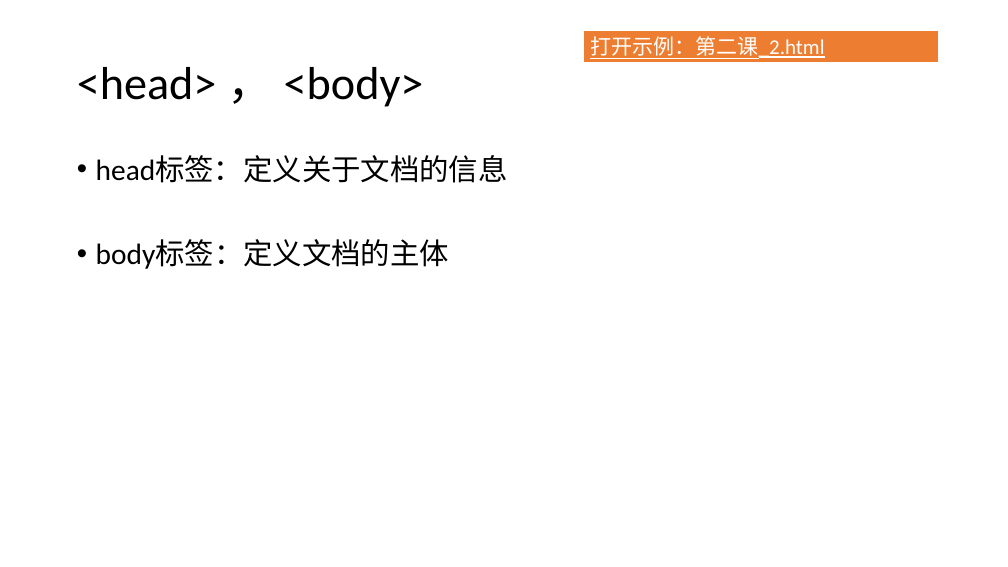
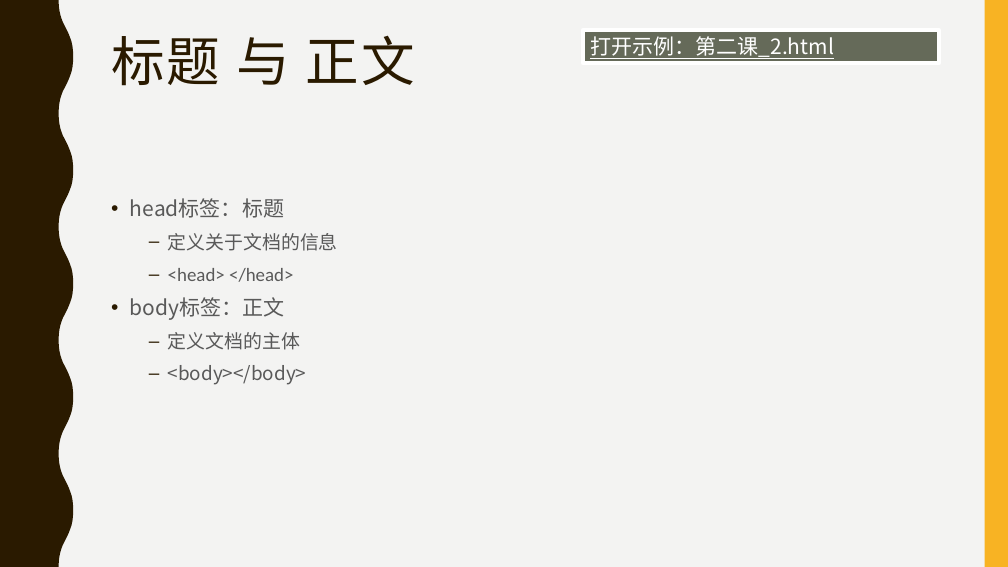
Before and after one commit to LAB-Remote/LAB-Remote.github.io, a slide deck: slide 5 of teaching/xiangyun/2/第二课_幻灯片.pptx. Drawn at 1008x567 pixels with LibreOffice and Linux fonts; fonts in the diff are those of the drawing. Boxes give left, top, right and bottom in pixels: in the first picture for what was removed or moved away, otherwise in the second. Text is boxed around its words. In the diff, an @@ line names an element or a change of style, - is before the commit and + after.

```diff
--- a/teaching/xiangyun/2/第二课_幻灯片.pptx
+++ b/teaching/xiangyun/2/第二课_幻灯片.pptx
@@ background #FFFFFF to #F3F3F2 @@
@@ freeform shape added at bbox=[0, 0, 73, 567], fill #2A1A00 @@
@@ rectangle added at bbox=[985, 0, 1008, 567], fill #F8B323 @@
@@ title "标题 与 正文" at bbox=[111, 35, 415, 86]: vertical alignment middle to top @@
@@ title at bbox=[111, 35, 415, 86]: text changed; size 44 to 51 pt; font Calibri to Noto Sans CJK SC; text colour #000000 to #2A1A00 @@
-<head> ， <body>
+标题 与 正文
@@ rectangle "打开示例：第二课_2.html" at bbox=[583, 30, 939, 64]: font Calibri to Noto Sans CJK SC; fill #ED7D31 to #656A59; outline #FFFFFF 1.5 pt to #FFFFFF 4 pt @@
@@ text at bbox=[130, 198, 338, 385]: text changed; size 28 to 18 pt; font Calibri to Noto Sans CJK SC; text colour #000000 to #595959 @@
-• head标签：定义关于文档的信息
-• body标签：定义文档的主体
+• head标签：标题
+  – 定义关于文档的信息
+  – <head> </head>
+• body标签：正文
+  – 定义文档的主体
+  – <body></body>
```
Also in this commit, not shown: 8 other slides changed, 3 slides added, 4 slides removed.
